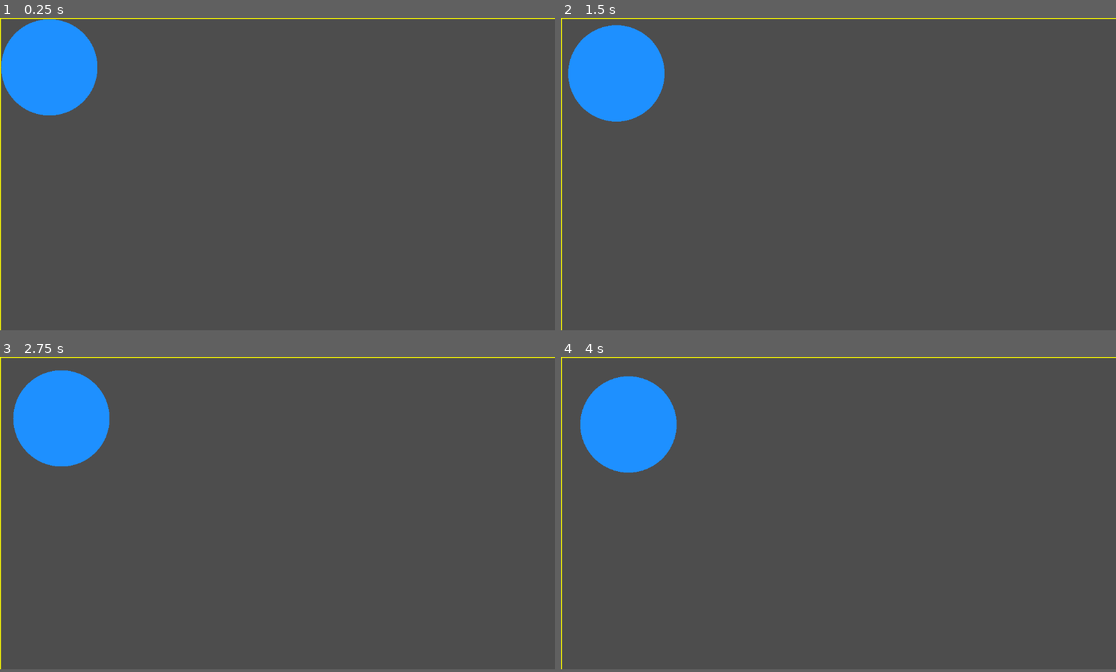
Above: before the commit, frames 1-4 (two rows, left to right).
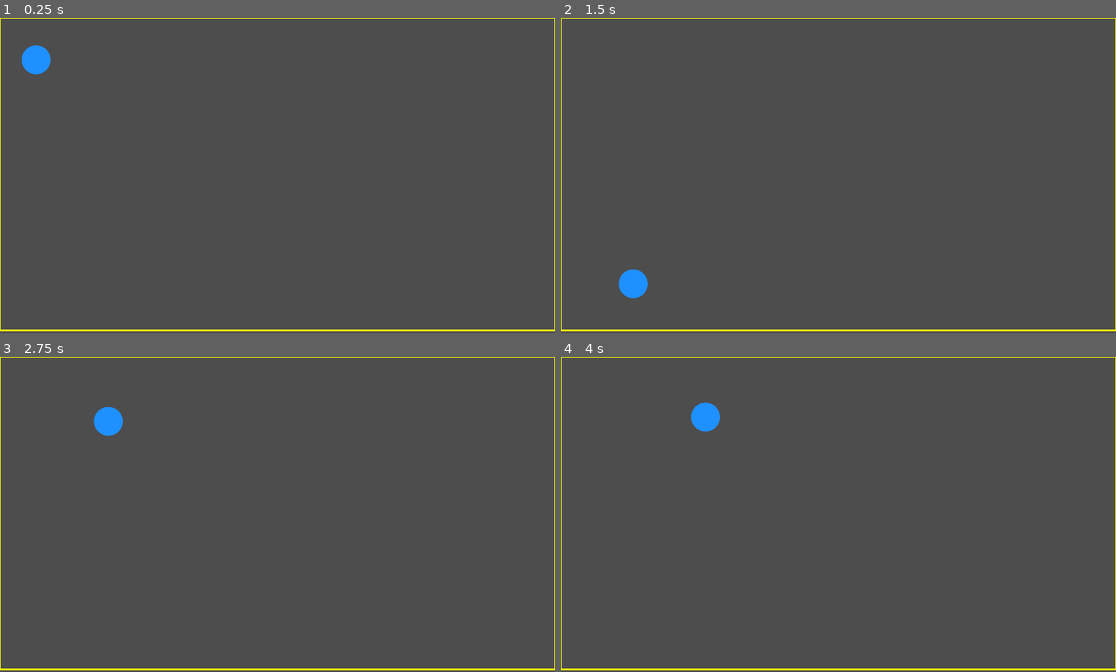
Above: after the commit, the same moments.

Repository: Daniel53245/Dai-s-Fluid
Game: Godot game, scene res://main.tscn
Same seed, same stepped clock (60 frames per second), same inputs: the game is played once before the commit and once after it.
Inputs:
- Up to frame 1 (0.25 s): no input
- Up to frame 2 (1.5 s): no input
- Up to frame 3 (2.75 s): no input
- Up to frame 4 (4 s): no input
In our replay, the window is 799x449 before the commit and 799x453 after it. These sizes can differ from the game's own. Grey fills any space a smaller window leaves; there, only what the larger window draws over its background counts as a difference.

The runs differ from the first frame. In frame 1, 5.0% of the frame differs, in the area x 0-100%, y 0-100%; in frame 2, 5.7%; in frame 3, 5.3%; in frame 4, 5.7%.

Commit message:
add boundry detection

Diff:
--- a/main.gd
+++ b/main.gd
@@ -1,13 +1,15 @@
 extends Node2D
 
-var max_x = 2000
+var max_x = 1920
 var max_y = max_x* 9/16
 
+var gravity = 9.8
 var particle_position = Vector2(100,100)
-var particle_velocity = Vector2(10,10)
+var particle_velocity = Vector2(100,100)
 var particle_color = Color.DODGER_BLUE
-var particle_radius = 100
-
+var particle_radius = 50
+var bound_x = max_x - particle_radius
+var bound_y = max_y - particle_radius
 
 func draw_boundry():
 	draw_line(Vector2(0,0),Vector2(max_x,0),Color.YELLOW,5)
@@ -15,8 +17,25 @@
 	draw_line(Vector2(max_x,max_y),Vector2(0,max_y),Color.YELLOW,5)
 	draw_line(Vector2(0,max_y),Vector2(0,0),Color.YELLOW,5)
 
+func resolve_boundry():
+	if(particle_position.x > bound_x):
+		particle_position.x = bound_x
+		particle_velocity.x *= -1
+	if(particle_position.x < particle_radius):
+		particle_position.x = particle_radius
+		particle_velocity.x *= -1
+	if(particle_position.y > bound_y):
+		particle_position.y = bound_y
+		particle_velocity.y *= -1
+	if(particle_position.y < particle_radius):
+		particle_position.y = particle_radius
+		particle_velocity.y *= -1
+
 func _process(delta):
+	#accelerating
+	particle_velocity.y  = particle_velocity.y + gravity
 	particle_position = particle_position + delta*particle_velocity
+	resolve_boundry()
 	queue_redraw()
 
 func _draw():
--- a/project.godot
+++ b/project.godot
@@ -14,3 +14,8 @@
 run/main_scene="res://main.tscn"
 config/features=PackedStringArray("4.1", "Forward Plus")
 config/icon="res://icon.svg"
+
+[display]
+
+window/size/viewport_width=1920
+window/size/viewport_height=1089
